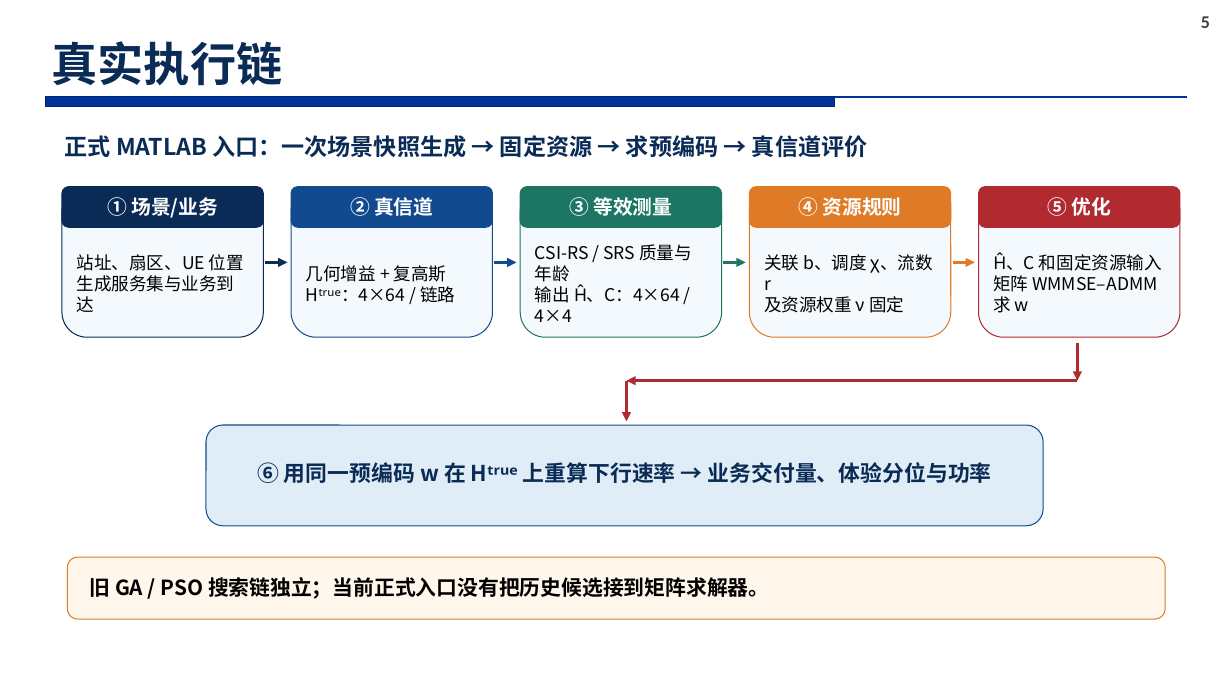
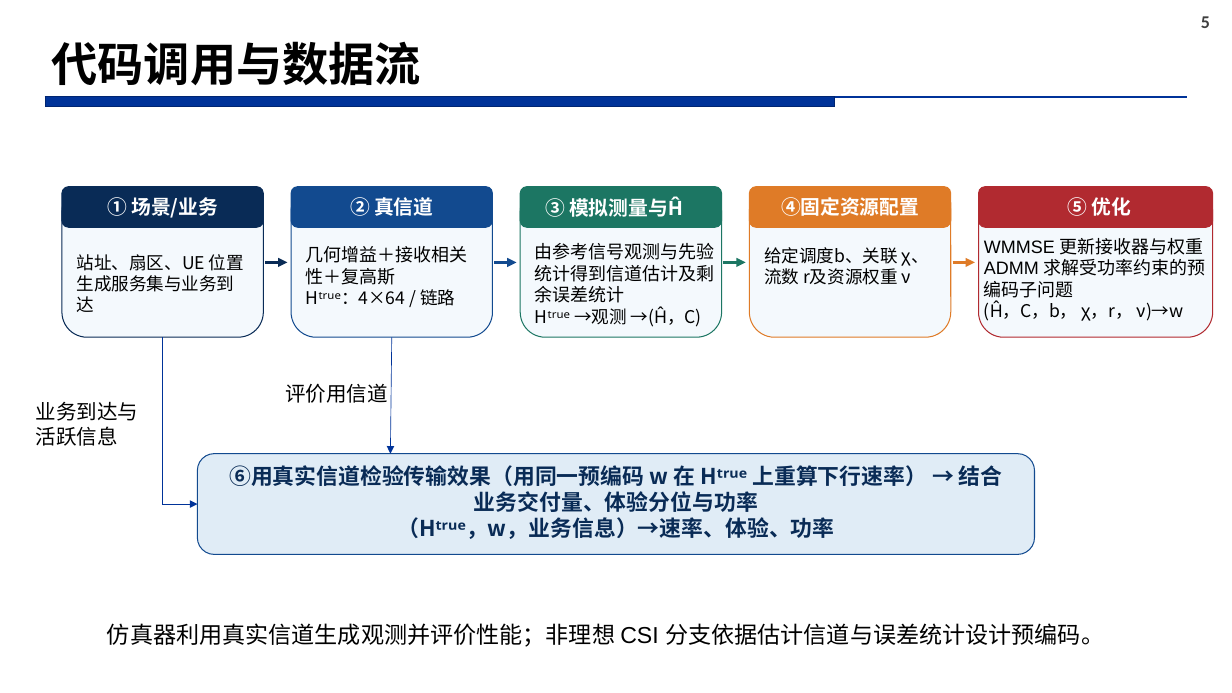
Before and after one commit to soysoybean0924-hash/CF-MultiTRP-Optimization, a slide deck: slide 5 of docs/research_ppt_20261020/CHASI_研究汇报_研究计划表达_20261020.pptx. Drawn at 1232x693 pixels with LibreOffice and Linux fonts; fonts in the diff are those of the drawing; background and template pictures are left out. Boxes give left, top, right and bottom in pixels: in the first picture for what was removed or moved away, otherwise in the second. Text is boxed around its words. In the diff, an @@ line names an element or a change of style, - is before the commit and + after.

```diff
--- a/docs/research_ppt_20261020/CHASI_研究汇报_研究计划表达_20261020.pptx
+++ b/docs/research_ppt_20261020/CHASI_研究汇报_研究计划表达_20261020.pptx
@@ title at [51, 41, 421, 85]: text changed; text colour #092B56 to #000000 @@
-真实执行链
+代码调用与数据流
@@ text removed at [65, 135, 867, 157] @@
-正式 MATLAB 入口：一次场景快照生成 → 固定资源 → 求预编码 → 真信道评价
@@ text at [545, 196, 683, 217]: text changed @@
-③ 等效测量
+③ 模拟测量与Ĥ
@@ text at [781, 197, 919, 216]: text changed @@
-④ 资源规则
+④固定资源配置
@@ rounded rectangle: place and size @@
-rounded rectangle at [979, 187, 1180, 337]
+rounded rectangle at [979, 187, 1213, 337]
@@ rounded rectangle: place and size @@
-rounded rectangle at [979, 187, 1180, 227]
+rounded rectangle at [979, 187, 1213, 227]
@@ text "⑤ 优化": place and size @@
-text "⑤ 优化" at [1047, 197, 1111, 216]
+text "⑤ 优化" at [1067, 197, 1131, 216]
@@ text at [984, 238, 1206, 321]: text changed; size 13.7 to 14 pt; font Noto Sans CJK SC to Arial @@
-Ĥ、C 和固定资源输入
-矩阵 WMMSE–ADMM 求 w
+WMMSE 更新接收器与权重
+ADMM 求解受功率约束的预编码子问题
+(Ĥ，C，b， χ，r， ν)→w
@@ text "几何增益＋接收相关性＋复高斯": place and size @@
-text "几何增益＋接收相关性＋复高斯" at [306, 265, 455, 303]
+text "几何增益＋接收相关性＋复高斯" at [306, 246, 468, 306]
@@ text at [306, 246, 468, 285]: text changed; size 13.7 to 14 pt; font Noto Sans CJK SC to Arial @@
-几何增益 + 复高斯
+几何增益＋接收相关性＋复高斯
@@ text at [535, 243, 715, 327]: text changed; size 13.7 to 14 pt; font Noto Sans CJK SC to Arial @@
-CSI-RS / SRS 质量与年龄
-输出 Ĥ、C：4×64 / 4×4
+由参考信号观测与先验统计得到信道估计及剩余误差统计
+Hᵗʳᵘᵉ →观测 →(Ĥ，C)
@@ text at [764, 247, 929, 285]: text changed @@
-关联 b、调度 χ、流数 r
-及资源权重 ν 固定
+给定调度b、关联 χ、流数 r及资源权重 ν
@@ elbow arrow added from (163, 337) to (198, 505), #003399 0.5 pt @@
@@ arrow added from (392, 337) to (391, 454), #003399 0.5 pt @@
@@ arrow removed from (1078, 343) to (1078, 381) @@
@@ text added at [285, 383, 387, 403], 16 pt, text #000000 @@
+评价用信道
@@ arrow removed from (1078, 381) to (627, 381) @@
@@ arrow removed from (627, 381) to (627, 421) @@
@@ text added at [36, 401, 138, 446], 16 pt, text #000000 @@
+业务到达与活跃信息
@@ rounded rectangle: place and size @@
-rounded rectangle at [206, 425, 1043, 526]
+rounded rectangle at [198, 454, 1035, 555]
@@ text at [229, 465, 1003, 539]: text changed @@
-⑥ 用同一预编码 w 在 Hᵗʳᵘᵉ 上重算下行速率 → 业务交付量、体验分位与功率
+⑥用真实信道检验传输效果（用同一预编码 w 在 Hᵗʳᵘᵉ 上重算下行速率） → 结合业务交付量、体验分位与功率
+（Hᵗʳᵘᵉ，w，业务信息）→速率、体验、功率
@@ rounded rectangle removed at [67, 557, 1165, 619] @@
@@ text removed at [90, 577, 770, 599] @@
-旧 GA / PSO 搜索链独立；当前正式入口没有把历史候选接到矩阵求解器。
@@ text added at [107, 623, 1104, 647], 18 pt, text #000000 @@
+仿真器利用真实信道生成观测并评价性能；非理想 CSI 分支依据估计信道与误差统计设计预编码。
```
Also in this commit, not shown: 7 other slides changed.
